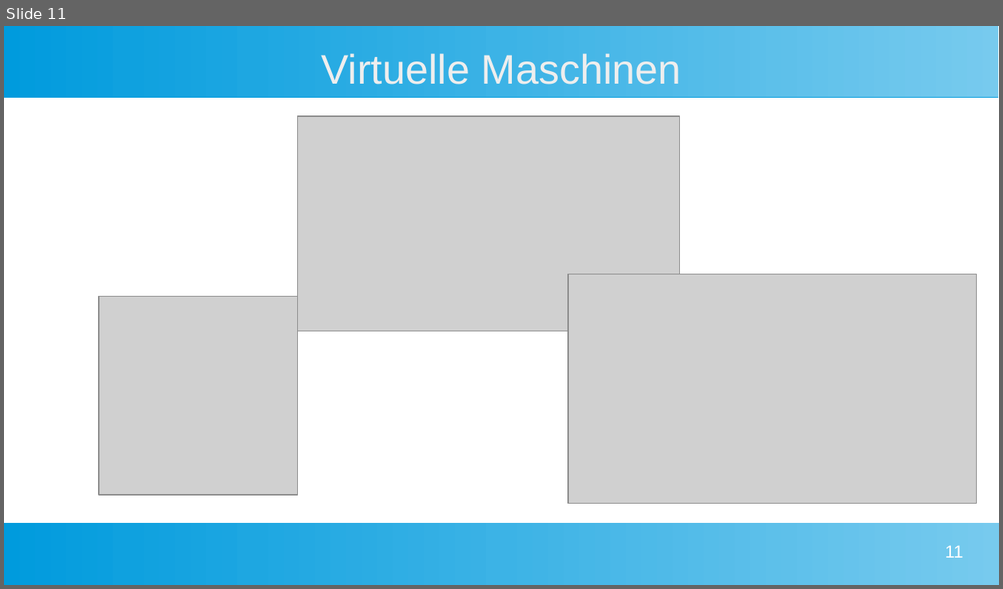
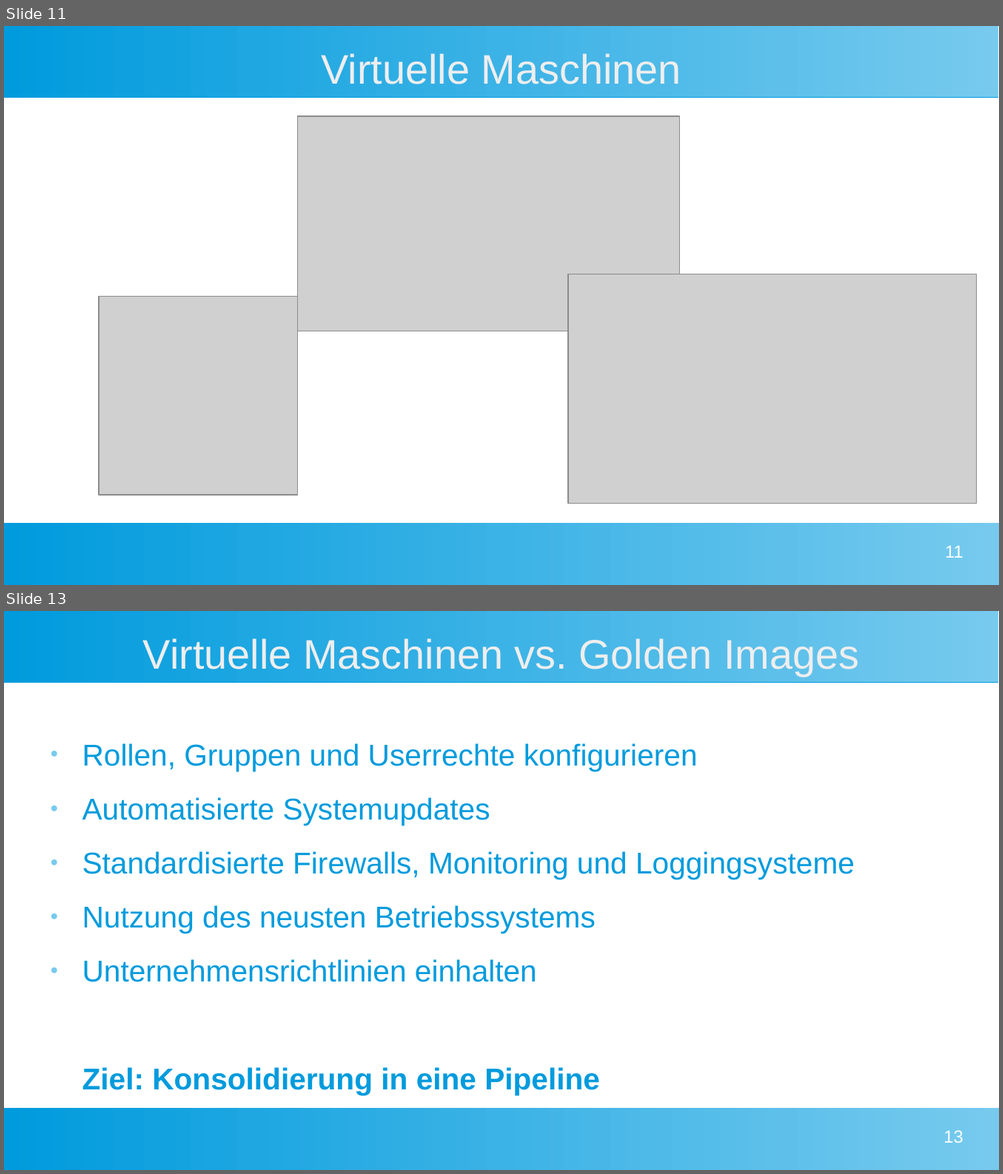
Before and after one commit to NemanjaTomic57/packer-workshop, a slide deck: presentation.odp. Shown one above the other, each under a label of ours: slide 11 before the commit, slides 11 and 13 after it; the slides between them are not shown. The pictures are 1003x589 and 1003x1174 pixels, drawn with LibreOffice and Linux fonts; fonts in the diff are those of the drawing; grey boxes stand for pictures. Boxes give left, top, right and bottom in pixels: in the first picture for what was removed or moved away, otherwise in the second. Text is boxed around its words. In the diff, an @@ line names an element or a change of style, - is before the commit and + after.

```diff
--- a/presentation.odp
+++ b/presentation.odp
@@ slide 13 added at (4,611,999,1170), background #FFFFFF; not listed: 2 template elements that a slide beside it also shows @@
@@ title added at (143,638,859,676), 33 pt, text #EEEEEE @@
+Virtuelle Maschinen vs. Golden Images
@@ text added at (82,743,854,1096), 24 pt, text #009BDD @@
+● Rollen, Gruppen und Userrechte konfigurieren
+● Automatisierte Systemupdates
+● Standardisierte Firewalls, Monitoring und Loggingsysteme
+● Nutzung des neusten Betriebssystems
+● Unternehmensrichtlinien einhalten
+Ziel: Konsolidierung in eine Pipeline
@@ page number added at (943,1130,962,1143), 14 pt, text #FFFFFF @@
+13
```
Also in this commit, not shown: 3 slides changed, 4 other slides added, 1 slide removed, 8 other files.
